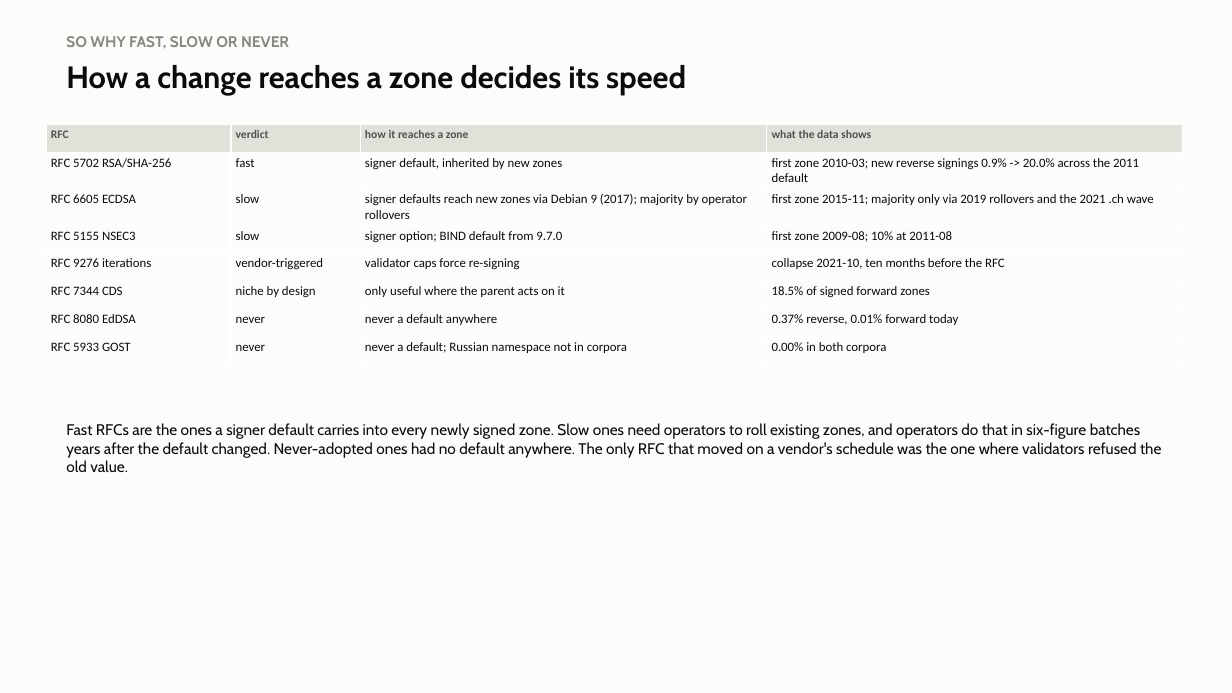
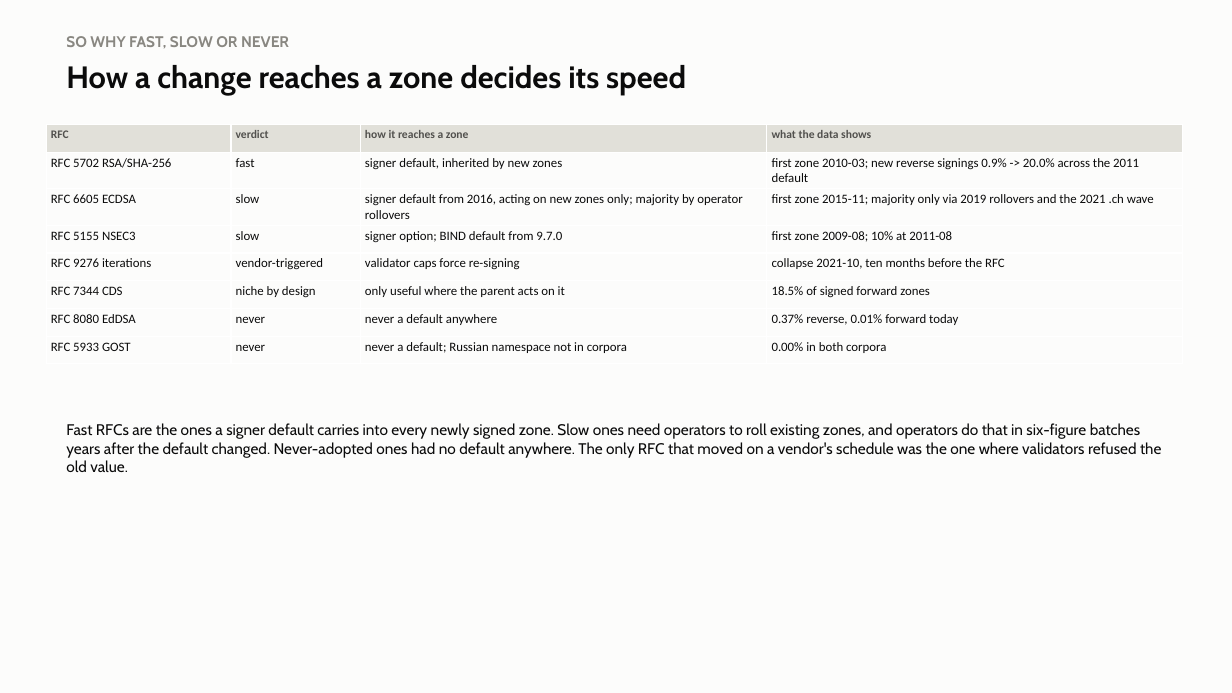
Before and after one commit to j776w781/rfc_adoption, a slide deck: slide 8 of out/analysis/dnssec_software_summary.pptx. Drawn at 1232x693 pixels with LibreOffice and Linux fonts; fonts in the diff are those of the drawing. Boxes give left, top, right and bottom in pixels: in the first picture for what was removed or moved away, otherwise in the second. Text is boxed around its words. In the diff, an @@ line names an element or a change of style, - is before the commit and + after.

```diff
--- a/out/analysis/dnssec_software_summary.pptx
+++ b/out/analysis/dnssec_software_summary.pptx
@@ table at bbox=[46, 125, 1183, 357] @@
-row 3, column 3: signer defaults reach new zones via Debian 9 (2017); majority by operator rollovers
+row 3, column 3: signer default from 2016, acting on new zones only; majority by operator rollovers
```
Also in this commit, not shown: 2 other slides changed, 2 slides added, 28 other files.
